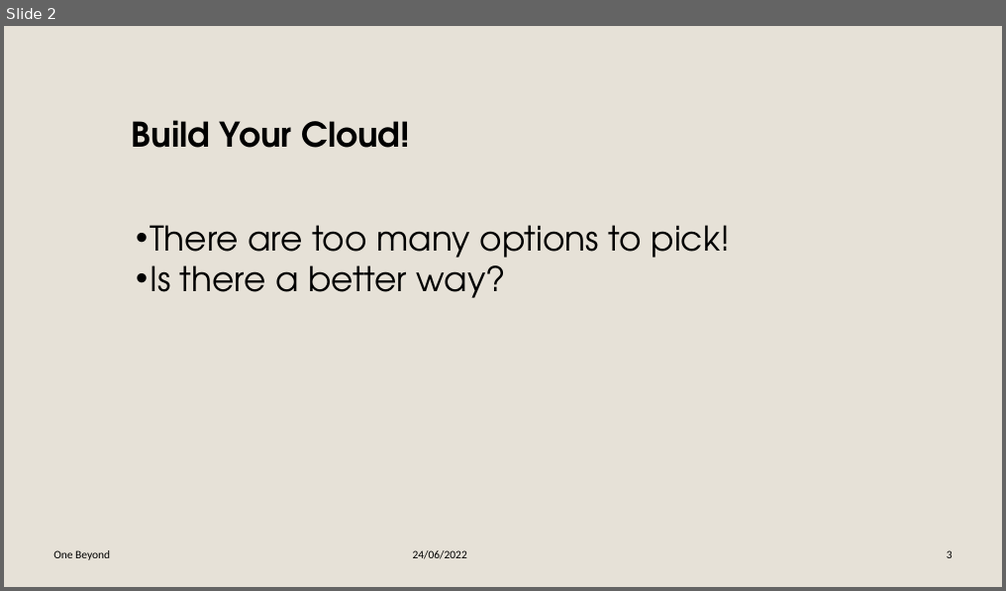
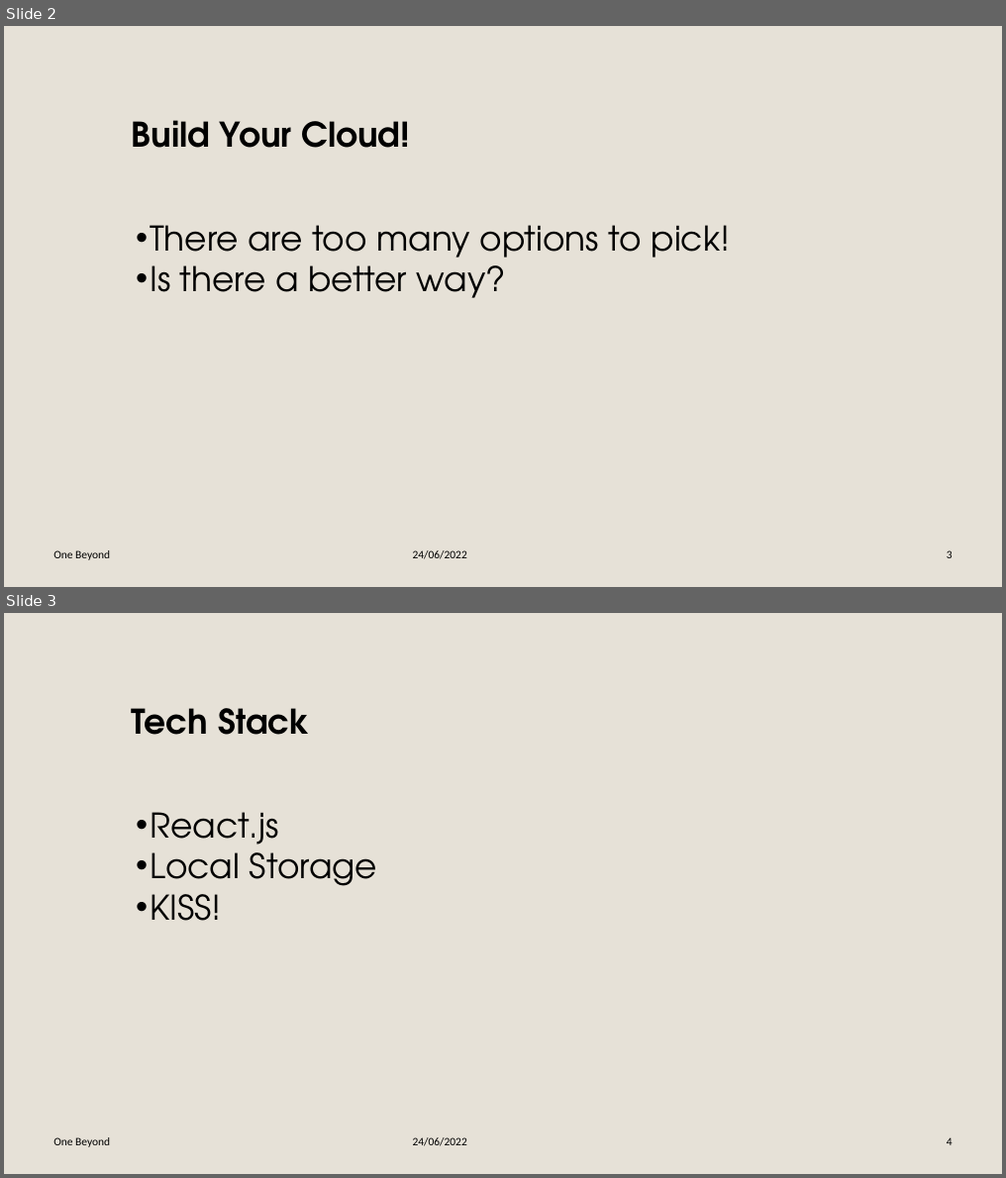
Before and after one commit to adankot/one-beyond-butterfly, a slide deck: TeamButterfly.pptx. Shown one above the other, each under a label of ours: slide 2 before the commit, slides 2 and 3 after it. The pictures are 1006x591 and 1006x1178 pixels, drawn with LibreOffice and Linux fonts; fonts in the diff are those of the drawing; background and template pictures are left out. Boxes give left, top, right and bottom in pixels: in the first picture for what was removed or moved away, otherwise in the second. Text is boxed around its words. In the diff, an @@ line names an element or a change of style, - is before the commit and + after.

Commit message:
Deck WIP

```diff
--- a/TeamButterfly.pptx
+++ b/TeamButterfly.pptx
@@ slide 3 added at (4, 613, 1002, 1174), background #E6E1D7 @@
@@ text added at (132, 708, 310, 735), 54 pt, text #000000, bold @@
+Tech Stack
@@ text added at (150, 812, 377, 921), 54 pt, text #000000 @@
+• React.js
+• Local Storage
+• KISS!
@@ text added at (54, 1138, 110, 1148), 18 pt, text #000000 @@
+One Beyond
@@ text added at (413, 1138, 467, 1147), 18 pt, text #000000 @@
+24/06/2022
@@ page number added at (946, 1138, 952, 1146), 18 pt, text #000000 @@
+4
```
